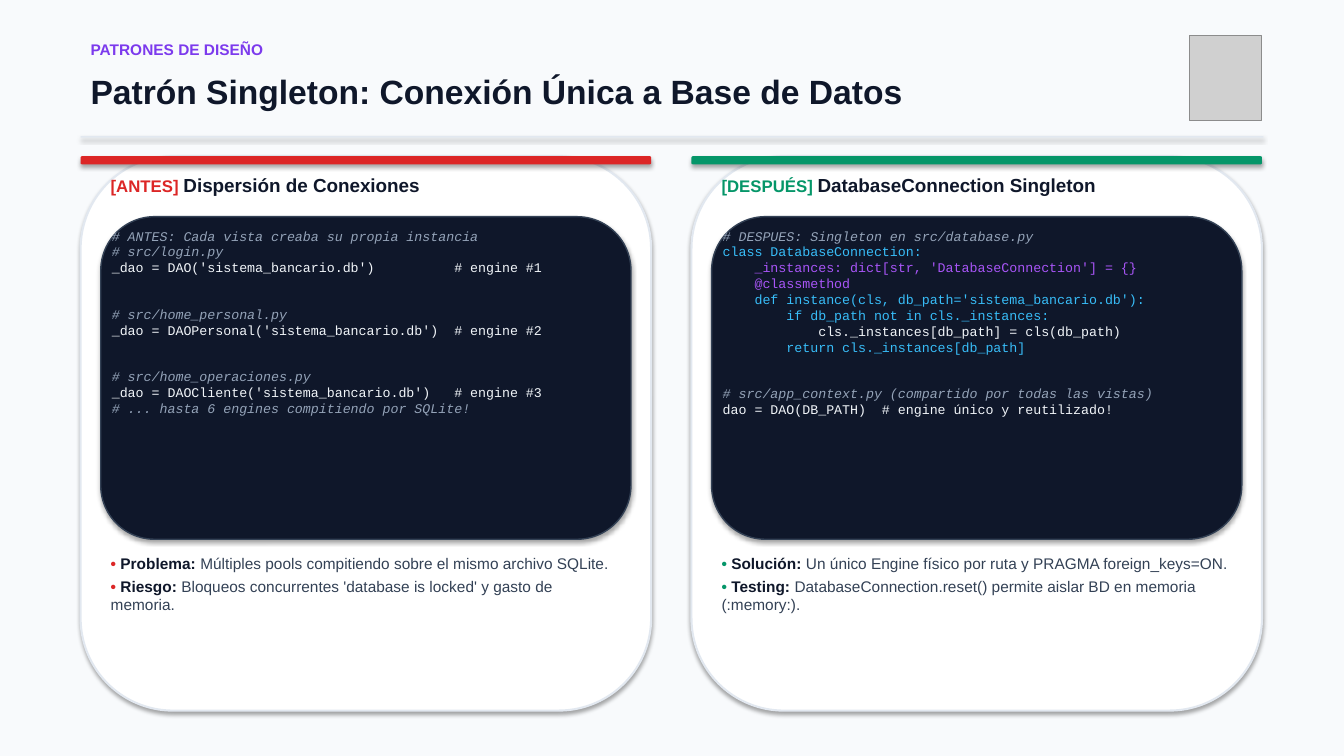
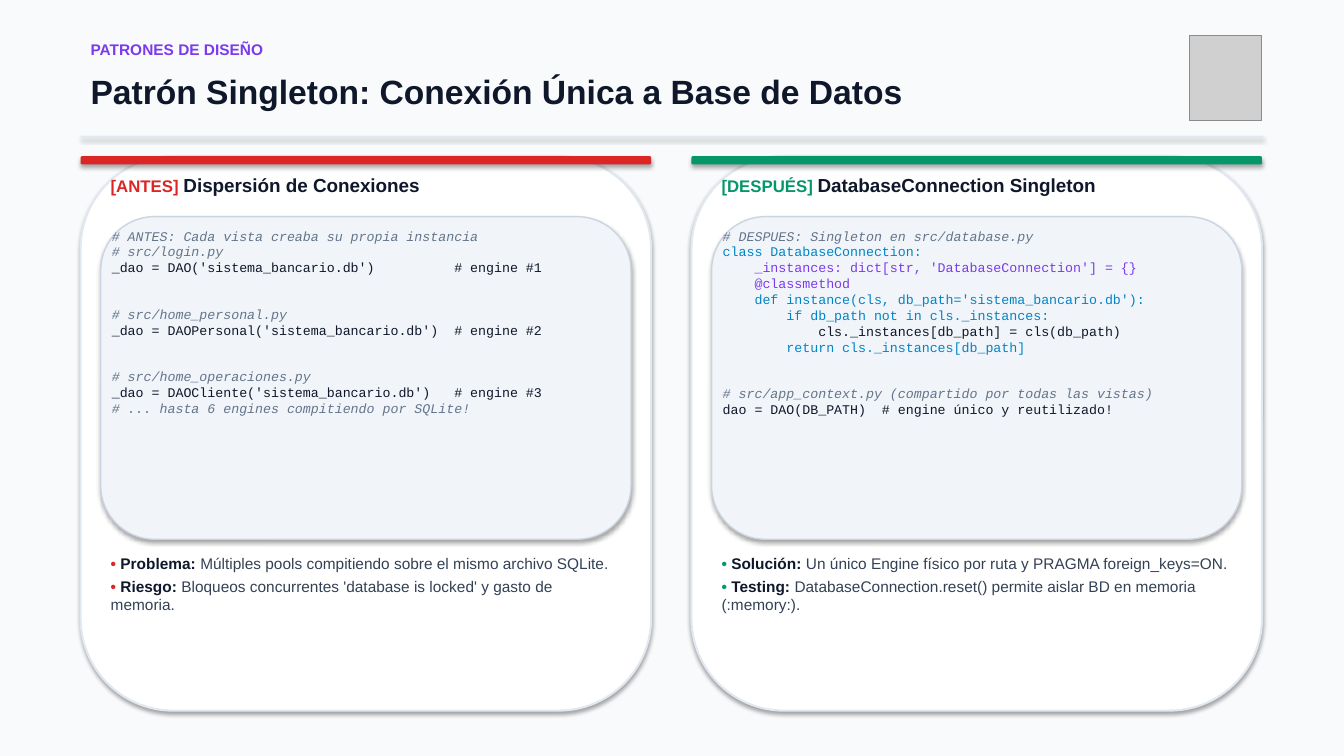
Before and after one commit to dzCazador/ITS-DevOps-RefactoringTesting-SistemaBancario, a slide deck: slide 4 of presentacion_sistema_bancario_actualizada.pptx. Drawn at 1344x756 pixels with LibreOffice and Linux fonts; fonts in the diff are those of the drawing; grey boxes stand for pictures. Boxes give left, top, right and bottom in pixels: in the first picture for what was removed or moved away, otherwise in the second. Text is boxed around its words. In the diff, an @@ line names an element or a change of style, - is before the commit and + after.

Commit message:
fix(docs): use light code panels in MVC presentation
Dark code panels had low text contrast. Switch to light panels with dark syntax colors.

```diff
--- a/presentacion_sistema_bancario_actualizada.pptx
+++ b/presentacion_sistema_bancario_actualizada.pptx
@@ rounded rectangle at bbox=[101, 217, 631, 539]: fill #0F172A to #F1F5F9; outline #334155 1 pt to #CBD5E1 1 pt @@
@@ text "# ANTES: Cada vista creaba ..." at bbox=[112, 231, 542, 416]: text colour #94A3B8 to #64748B in "# ANTES: Cada vista creaba su propia ...", "# src/login.py", "# src/home_personal.py", "# src/home_operaciones.py" and 1 more places; text colour #F1F5F9 to #0F172A in "_dao = DAO('sistema_bancario.db') # engine #1", "_dao = DAOPersonal('sistema_bancario.db') # engine #2", "_dao = DAOCliente('sistema_bancario.db') # engine #3" @@
@@ rounded rectangle at bbox=[712, 217, 1242, 539]: fill #0F172A to #F1F5F9; outline #334155 1 pt to #CBD5E1 1 pt @@
@@ text "# DESPUES: Singleton en src/database.py" at bbox=[723, 231, 1153, 417]: text colour #94A3B8 to #64748B in "# DESPUES: Singleton en src/database.py", "# src/app_context.py (compartido por todas las vistas)"; text colour #38BDF8 to #0284C7 in "class DatabaseConnection:", "def instance(cls, db_path='sistema_bancario.db'):", "if db_path not in cls._instances:", "return cls._instances[db_path]"; text colour #A855F7 to #7C3AED in "_instances: dict[str, 'DatabaseConnection'] = {}", "@classmethod"; text colour #F1F5F9 to #0F172A in "cls._instances[db_path] = cls(db_path)", "dao = DAO(DB_PATH) # engine único y ..." @@
```
Also in this commit, not shown: 5 other slides changed, 1 other file.
